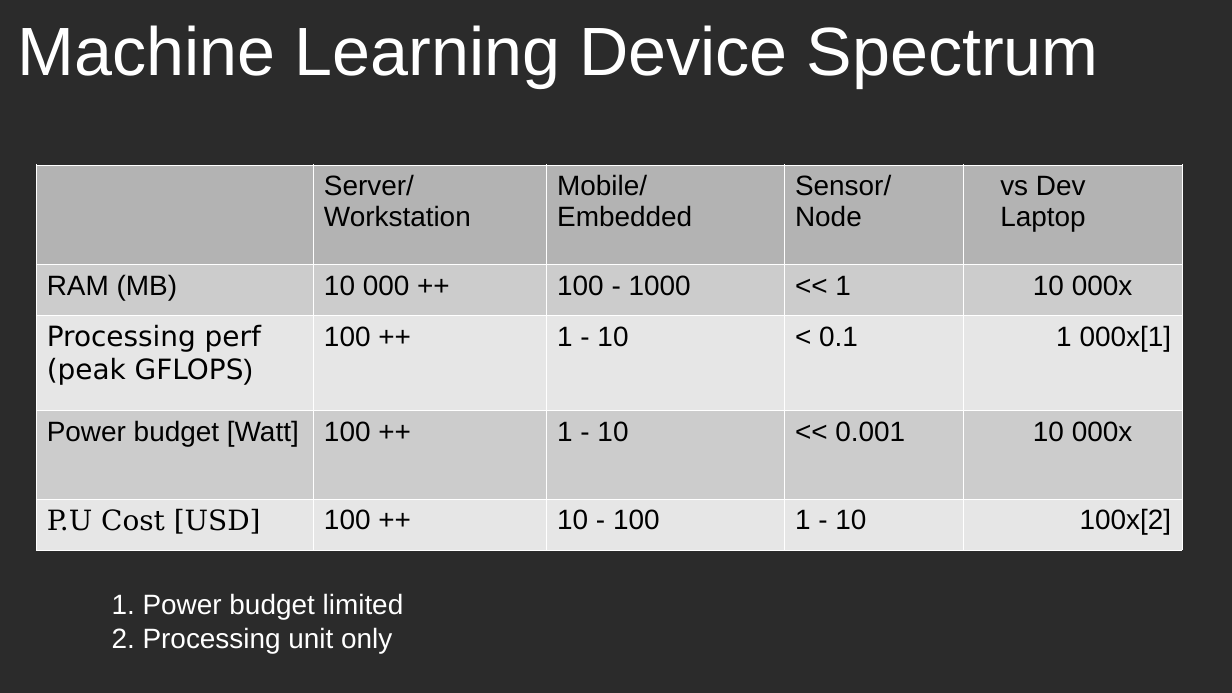
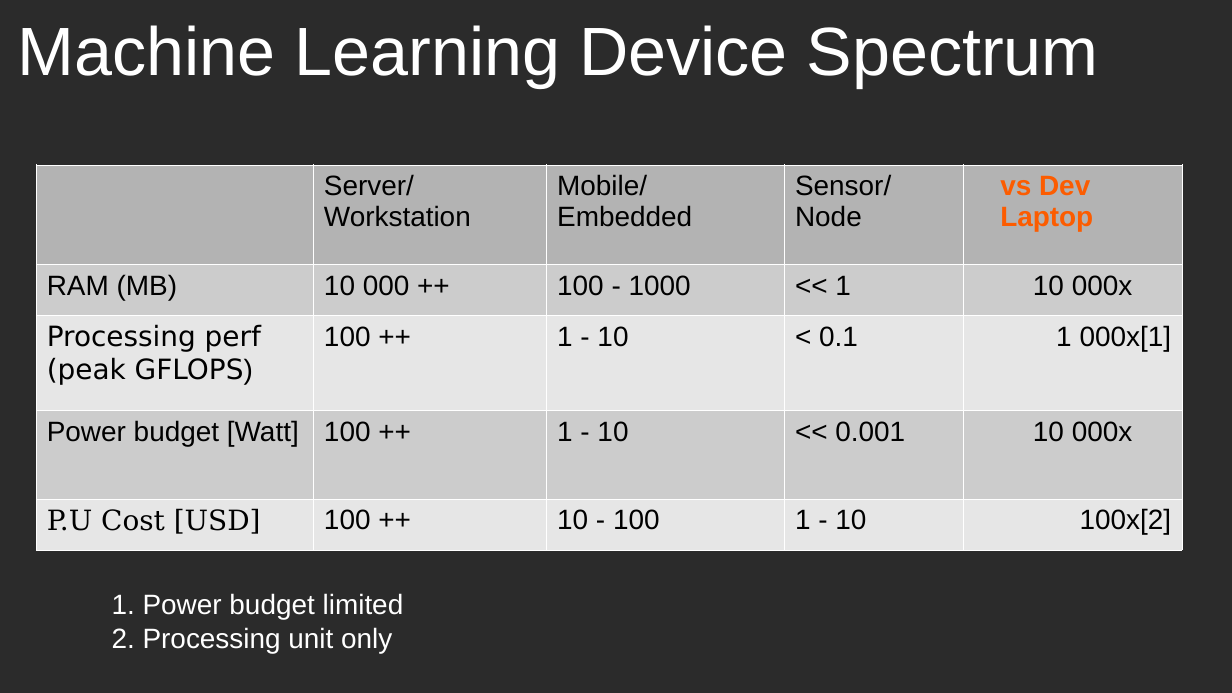
Before and after one commit to jonnor/embeddedml, a slide deck: slide 4 of doc/euroscipy2018/slides.odp. Drawn at 1232x693 pixels with LibreOffice and Linux fonts; fonts in the diff are those of the drawing; background and template pictures are left out; a plain dark background stands for a picture behind light text. Boxes give left, top, right and bottom in pixels: in the first picture for what was removed or moved away, otherwise in the second. Text is boxed around its words. In the diff, an @@ line names an element or a change of style, - is before the commit and + after.

```diff
--- a/doc/euroscipy2018/slides.odp
+++ b/doc/euroscipy2018/slides.odp
@@ table at bbox=[36, 164, 1183, 550] @@
@@ text colour #000000 to #FC5C00, bold on in "vs Dev Laptop" @@
```
Also in this commit, not shown: 3 other slides changed.
